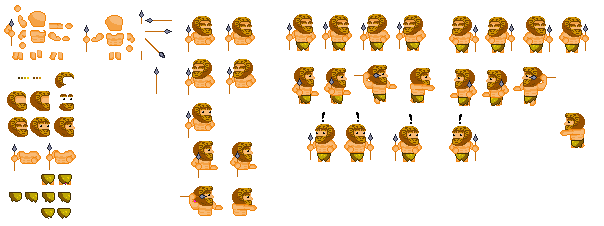
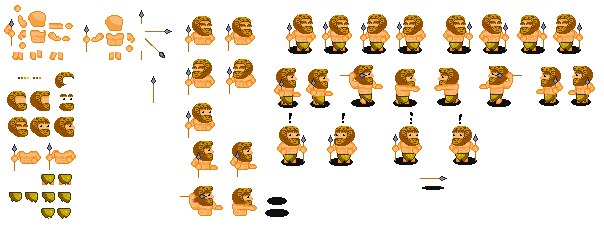
Two versions of the same layered image (604x226). Layer-by-layer changes:
renamed "Camada 7" to "Camada 6", painted on it over <box>145,14,589,217</box>
added layer "Camada 5" over <box>145,14,595,217</box>
